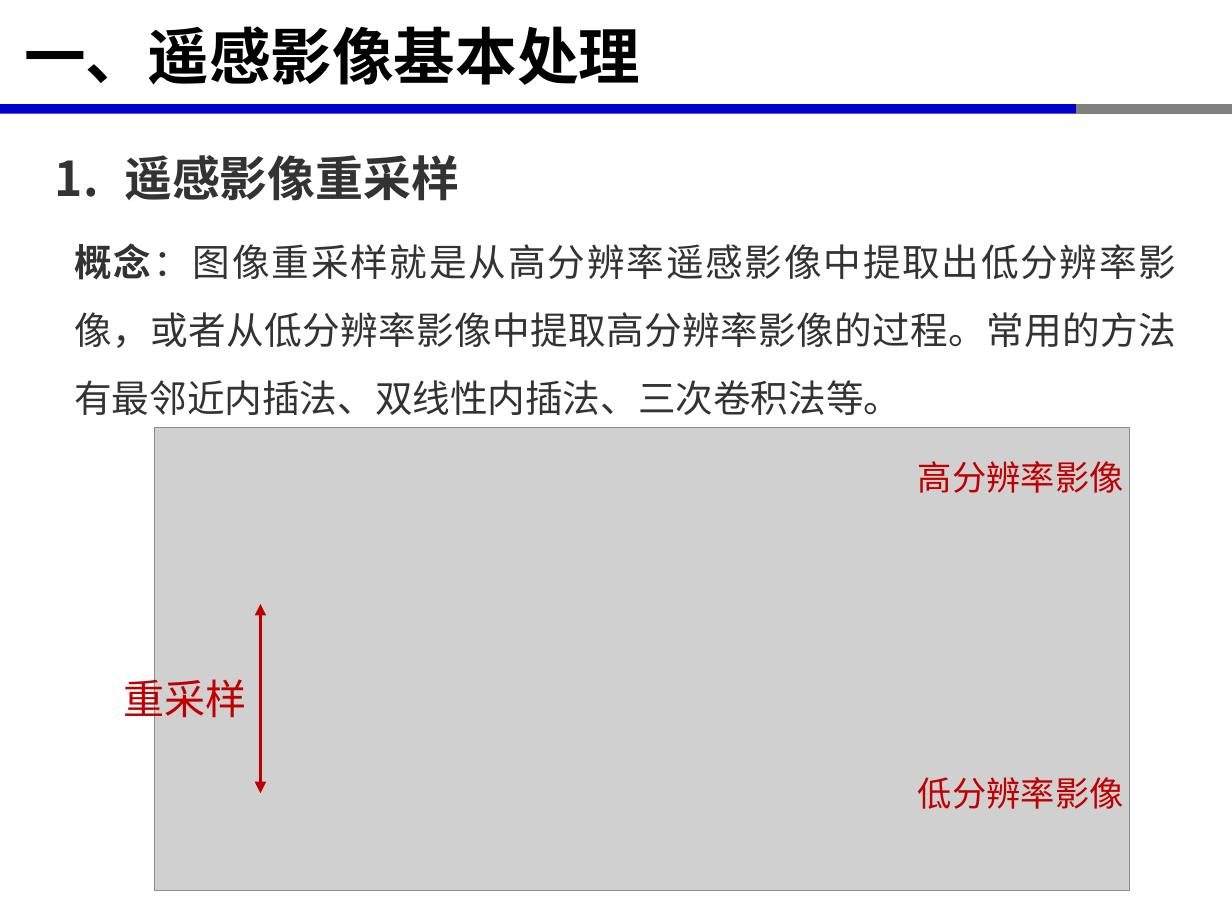
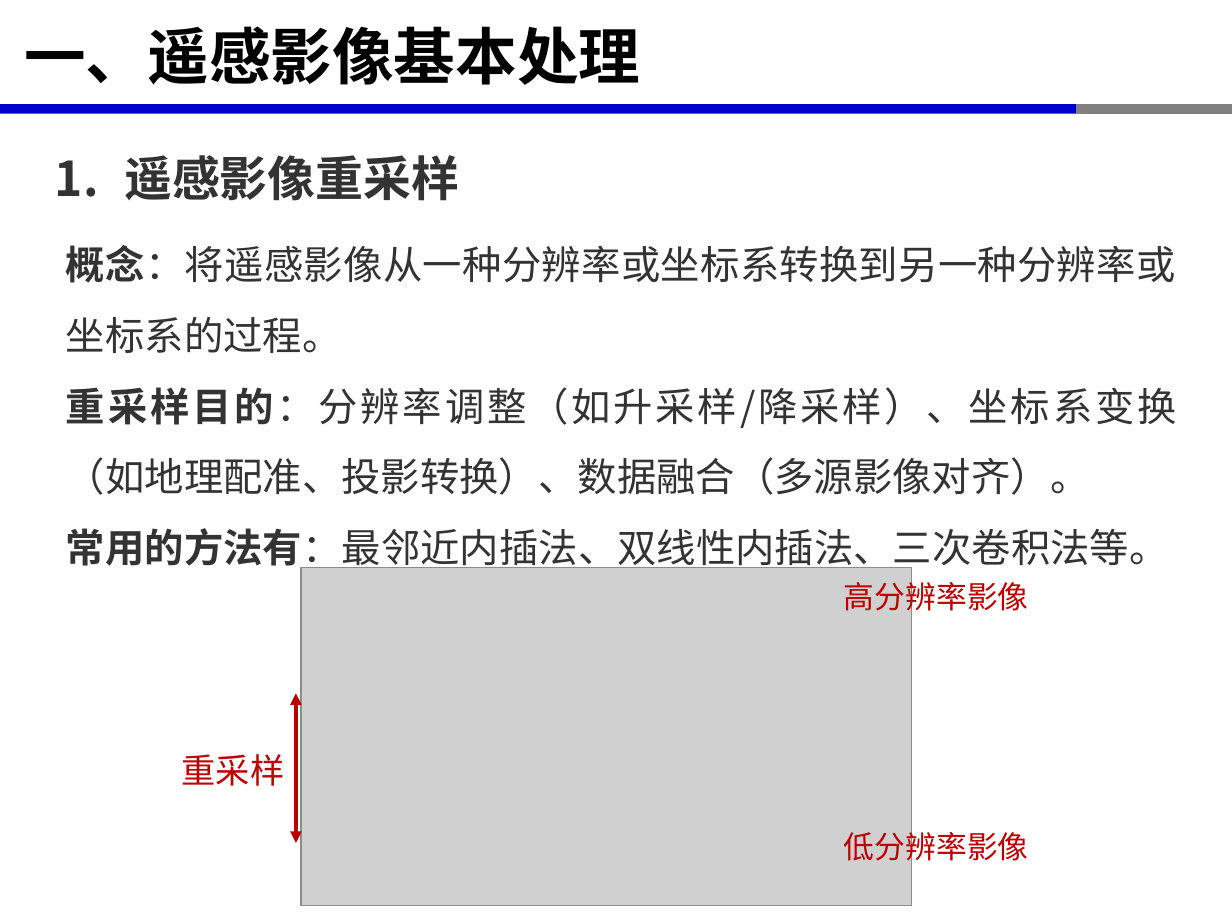
Before and after one commit to xinluo2018/spatial-data-processing, a slide deck: slide 4 of 第6章-栅格数据处理及分析/第2节-栅格数据处理.pptx. Drawn at 1232x924 pixels with LibreOffice and Linux fonts; fonts in the diff are those of the drawing; grey boxes stand for pictures. Boxes give left, top, right and bottom in pixels: in the first picture for what was removed or moved away, otherwise in the second. Text is boxed around its words. In the diff, an @@ line names an element or a change of style, - is before the commit and + after.

```diff
--- a/第6章-栅格数据处理及分析/第2节-栅格数据处理.pptx
+++ b/第6章-栅格数据处理及分析/第2节-栅格数据处理.pptx
@@ text at (66, 245, 1177, 573): text changed; size 22 to 23 pt @@
-概念：图像重采样就是从高分辨率遥感影像中提取出低分辨率影像，或者从低分辨率影像中提取高分辨率影像的过程。常用的方法有最邻近内插法、双线性内插法、三次卷积法等。
+概念：将遥感影像从一种分辨率或坐标系转换到另一种分辨率或坐标系的过程。
+重采样目的：分辨率调整（如升采样/降采样）、坐标系变换（如地理配准、投影转换）、数据融合（多源影像对齐）。
+常用的方法有：最邻近内插法、双线性内插法、三次卷积法等。
@@ picture: place and size @@
-picture at (155, 428, 1130, 891)
+picture at (301, 567, 912, 904)
@@ text "高分辨率影像" at (844, 577, 1029, 617): size 20 to 18 pt; less space between paragraphs @@
@@ text "高分辨率影像": place and size @@
-text "高分辨率影像" at (918, 461, 1124, 493)
+text "高分辨率影像" at (844, 577, 1029, 617)
@@ double arrow moved from (260, 604) - (260, 793) to (296, 694) - (296, 843) @@
@@ text "重采样": place and size @@
-text "重采样" at (123, 672, 246, 725)
+text "重采样" at (182, 754, 285, 786)
@@ text "重采样" at (182, 754, 285, 786): size 24 to 20 pt; less space between paragraphs @@
@@ text "低分辨率影像": place and size @@
-text "低分辨率影像" at (918, 777, 1124, 809)
+text "低分辨率影像" at (844, 827, 1029, 867)
@@ text "低分辨率影像" at (844, 827, 1029, 867): size 20 to 18 pt; less space between paragraphs @@
```
Also in this commit, not shown: 8 other slides changed, 5 slides added, 7 slides removed, 19 other files.
